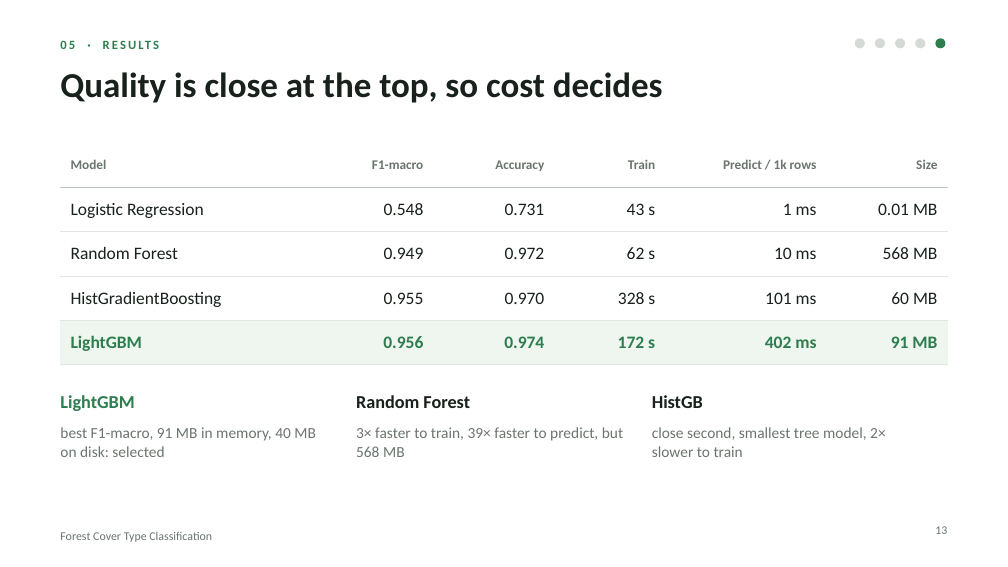
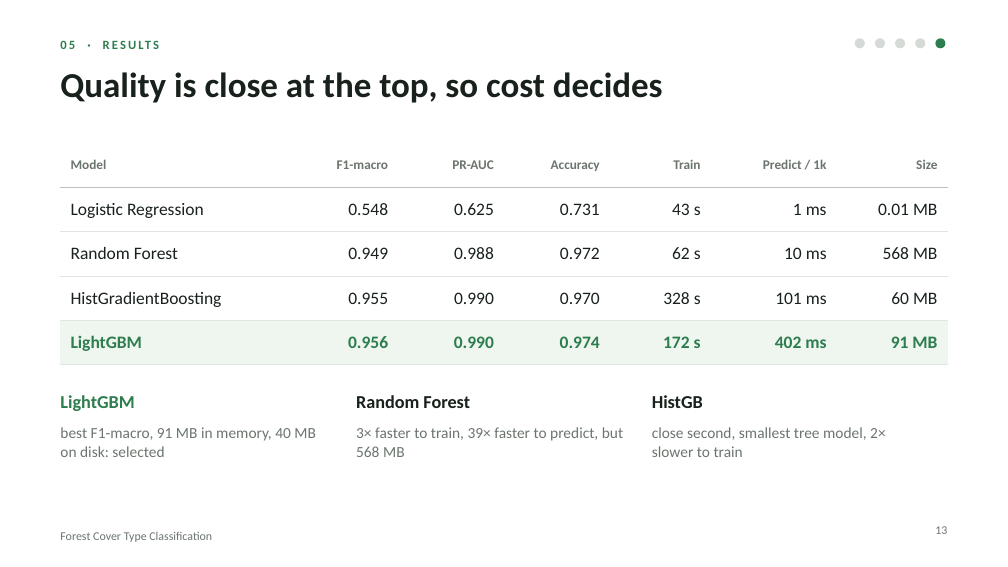
Before and after one commit to mara-werils/forest-cover-classification, a slide deck: slide 13 of docs/Presentation_Forest_Cover_Classification.pptx. Drawn at 1008x567 pixels with LibreOffice and Linux fonts; fonts in the diff are those of the drawing. Boxes give left, top, right and bottom in pixels: in the first picture for what was removed or moved away, otherwise in the second. Text is boxed around its words. In the diff, an @@ line names an element or a change of style, - is before the commit and + after.

```diff
--- a/docs/Presentation_Forest_Cover_Classification.pptx
+++ b/docs/Presentation_Forest_Cover_Classification.pptx
@@ table at [60, 143, 948, 355] @@
+column 3: PR-AUC | 0.625 | 0.988 | 0.990 | 0.990
-column 6, row 1: Predict / 1k rows
+column 6, row 1: Predict / 1k
```
Also in this commit, not shown: 6 other slides changed, 2 slides added, 20 other files.
